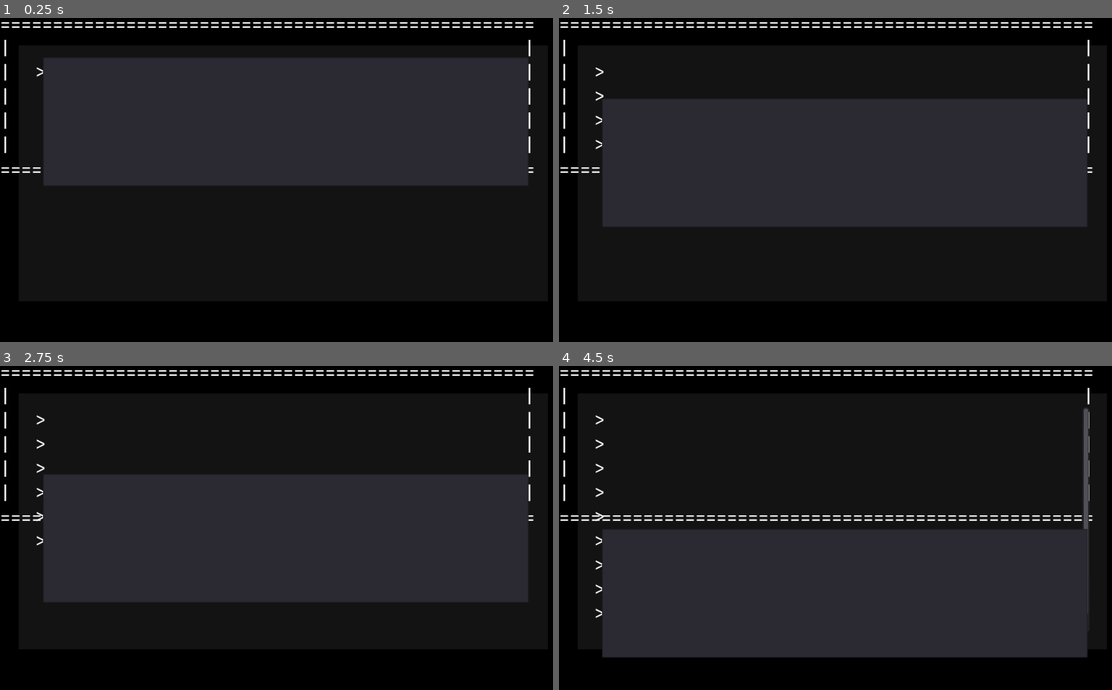
Above: before the commit, frames 1-4 (two rows, left to right).
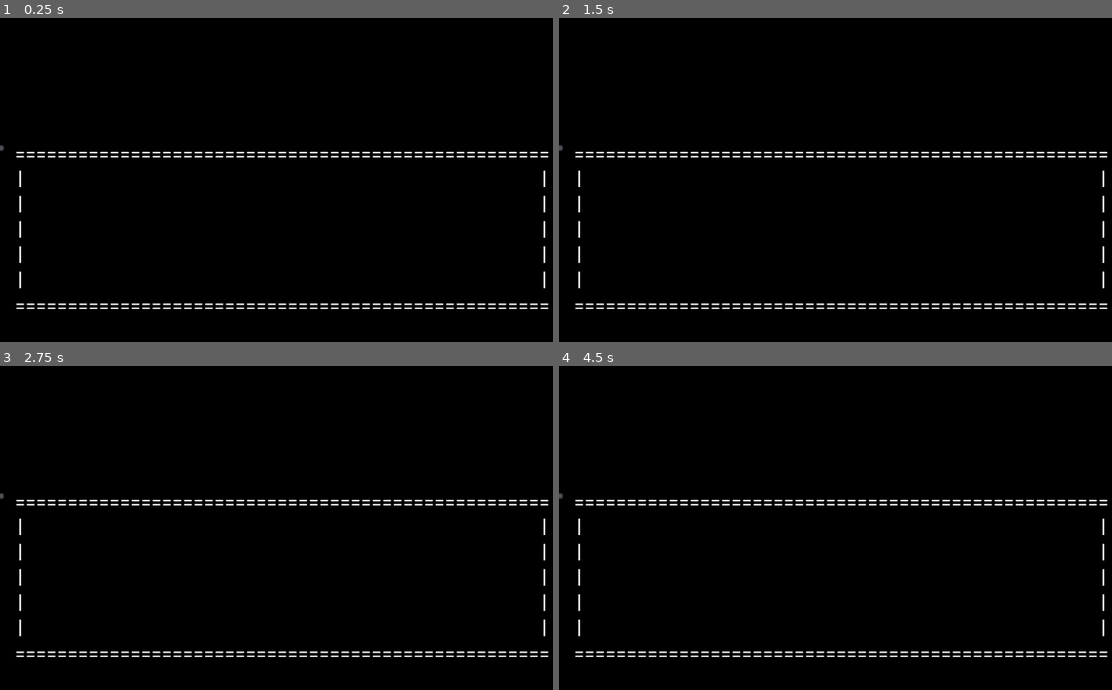
Above: after the commit, the same moments.

Repository: ailurada/project-seafarer
Game: Godot game, scene res://Control.tscn
Two runs of this game, one before a commit and one after it. Both use one fixed random seed, a clock stepped at 60 frames per second and the inputs below.
Inputs:
- Up to frame 1 (0.25 s): no input
- Up to frame 2 (1.5 s): tap Enter (enter) at 0.5, 0.6, 1.35 s; tap Space at 1.25 s
- Up to frame 3 (2.75 s): tap Enter (enter) at 2, 2.1 s
- Up to frame 4 (4.5 s): tap Space at 2.75, 4.25 s; tap Enter (enter) at 2.85, 3.5, 3.6, 4.35 s

The runs differ from the first frame. In frame 1, 37% of the frame differs, in the area x 0-100%, y 1-90%; in frame 2, 37%; in frame 3, 37%; in frame 4, 39%.

Commit message:
centered box

Diff:
--- a/app/Control.tscn
+++ b/app/Control.tscn
@@ -1,9 +1,10 @@
-[gd_scene load_steps=5 format=2]
+[gd_scene load_steps=6 format=2]
 
 [ext_resource path="res://Scripts/UserInput.gd" type="Script" id=1]
 [ext_resource path="res://Resources/DefaultFont.tres" type="Theme" id=2]
 [ext_resource path="res://Scripts/DialogueBoxBorder.gd" type="Script" id=3]
 [ext_resource path="res://Scripts/DialogueBoxText.gd" type="Script" id=4]
+[ext_resource path="res://Scripts/ColorRect.gd" type="Script" id=5]
 
 [node name="Control" type="Control"]
 anchor_right = 1.0
@@ -11,49 +12,40 @@
 theme = ExtResource( 2 )
 
 [node name="ColorRect" type="ColorRect" parent="."]
-margin_right = 2497.0
+margin_right = 1920.0
+margin_bottom = 1094.0
+color = Color( 0, 0, 0, 1 )
+script = ExtResource( 5 )
+
+[node name="RichTextLabel" type="RichTextLabel" parent="."]
+margin_left = 993.0
+margin_top = 844.0
+margin_right = 1890.0
 margin_bottom = 1252.0
-color = Color( 0, 0, 0, 1 )
+text = "> "
 
-[node name="ColorRect" type="ColorRect" parent="ColorRect"]
-margin_left = 34.0
-margin_top = 60.0
-margin_right = 993.0
-margin_bottom = 526.0
-color = Color( 0.0784314, 0.0784314, 0.0784314, 1 )
+[node name="TextEdit" type="TextEdit" parent="."]
+margin_left = 1028.0
+margin_top = 436.0
+margin_right = 1908.0
+margin_bottom = 670.0
+theme = ExtResource( 2 )
+script = ExtResource( 1 )
+text_output_path = NodePath("../RichTextLabel")
+line_width = 25
 
-[node name="DialogueBoxBorder" type="RichTextLabel" parent="."]
-margin_right = 4550.0
-margin_bottom = 763.0
+[node name="DialogueBoxBorder" type="Label" parent="."]
+margin_left = 21.0
+margin_top = 67.0
+margin_right = 1833.0
+margin_bottom = 110.0
 script = ExtResource( 3 )
 
 [node name="DialogueBoxText" type="RichTextLabel" parent="DialogueBoxBorder"]
-anchor_left = 0.5
-anchor_top = 0.5
-anchor_right = 0.5
-anchor_bottom = 0.5
-margin_left = -296.5
-margin_top = -35.5
-margin_right = 296.5
-margin_bottom = 35.5
+margin_top = -58.0
+margin_right = 1812.0
+margin_bottom = 102.0
 rect_clip_content = false
 custom_colors/default_color = Color( 1, 1, 1, 1 )
 bbcode_enabled = true
 script = ExtResource( 4 )
-
-[node name="RichTextLabel" type="RichTextLabel" parent="."]
-margin_left = 64.0
-margin_top = 86.0
-margin_right = 961.0
-margin_bottom = 494.0
-text = "> "
-
-[node name="TextEdit" type="TextEdit" parent="."]
-margin_left = 78.0
-margin_top = 82.0
-margin_right = 958.0
-margin_bottom = 316.0
-theme = ExtResource( 2 )
-script = ExtResource( 1 )
-text_output_path = NodePath("../RichTextLabel")
-line_width = 25
--- /dev/null
+++ b/app/Scripts/CenterContainer.gd
@@ -0,0 +1,20 @@
+extends CenterContainer
+
+
+# Declare member variables here. Examples:
+# var a = 2
+# var b = "text"
+
+
+# Called when the node enters the scene tree for the first time.
+func _ready():
+
+	self.rect_size.x = get_viewport().size.x
+
+	#self.use_top_left = true
+	pass # Replace with function body.
+
+
+# Called every frame. 'delta' is the elapsed time since the previous frame.
+#func _process(delta):
+#	pass
--- /dev/null
+++ b/app/Scripts/ColorRect.gd
@@ -0,0 +1,17 @@
+extends ColorRect
+
+
+# Declare member variables here. Examples:
+# var a = 2
+# var b = "text"
+
+
+# Called when the node enters the scene tree for the first time.
+func _ready():
+	pass # Replace with function body.
+
+
+# Called every frame. 'delta' is the elapsed time since the previous frame.
+func _process(delta):
+	self.set_size(get_viewport().size)
+	print(get_viewport().size)
--- a/app/Scripts/DialogueBoxBorder.gd
+++ b/app/Scripts/DialogueBoxBorder.gd
@@ -1,7 +1,8 @@
-extends RichTextLabel
+extends Label
 
 var char_width_px = 20
 var num_rows = 5
+var pt_size = 30
 
 var top_border = "=="
 var space = ""
@@ -26,14 +27,29 @@
 
 	self.text = new_border
 
+func update_size():
+	self.rect_size.x = len(top_border)*char_width_px
+	self.rect_size.y = len(self.text)/len(top_border)*pt_size + 80
+
+# put dialogue box at bottom
+func update_position(win_width, win_height):
+	self.rect_position.x = (win_width - self.rect_size.x)/2
+	self.rect_position.y = win_height - self.rect_size.y - pt_size - 15
+
 
 # Called when the node enters the scene tree for the first time.
 func _ready():
 	var win_width = get_viewport().size.x
 	generate_border(win_width)
+	self.align = Label.ALIGN_CENTER
 
 
 # Called every frame. 'delta' is the elapsed time since the previous frame.
 func _process(delta):
-	var win_width = get_viewport().size.x
+	var viewport_size = get_viewport().size
+	var win_width = viewport_size.x
+	var win_height = viewport_size.y
+
 	generate_border(win_width)
+	update_size()
+	update_position(win_width, win_height)
--- a/app/Scripts/DialogueBoxText.gd
+++ b/app/Scripts/DialogueBoxText.gd
@@ -2,16 +2,19 @@
 
 var chars_per_update = 1
 
+
+# sets text to be displayed in the dialogue box
+func set_text(text):
+	self.text = text
+
+func update_size():
+	var border_size = get_parent().rect_size
+	self.rect_size.x = border_size.x - 10
+	self.rect_size.y = border_size.y - 10
+
 # Called when the node enters the scene tree for the first time.
 func _ready():
 	self.text  = "something or other. some more stuff and stuff"
-
-	# center in border
-	self.anchor_left = 0.5
-	self.anchor_right = 0.5
-	self.anchor_top = 0.5
-	self.anchor_bottom = 0.5
-
 
 	# start with text not visible
 	self.visible_characters = 0;
@@ -19,7 +22,15 @@
 # Called every frame. 'delta' is the elapsed time since the previous frame.
 func _process(delta):
 	self.visible_characters += chars_per_update
+	update_size()
+	self.set_position(get_parent().rect_position)
+	print(get_parent().rect_position)
+	self.anchor_top = 0.5
+	self.anchor_bottom = 0.5
+	self.anchor_left = 0.5
+	self.anchor_right = 0.5
 
-# sets text to be displayed in the dialogue box
-func set_text(text):
-	self.text = text
+	self.margin_top = -self.rect_size.y / 2
+	self.margin_bottom = -self.rect_size.y / 2
+	self.margin_left = -self.rect_size.x / 2
+	self.margin_right = -self.rect_size.x / 2
